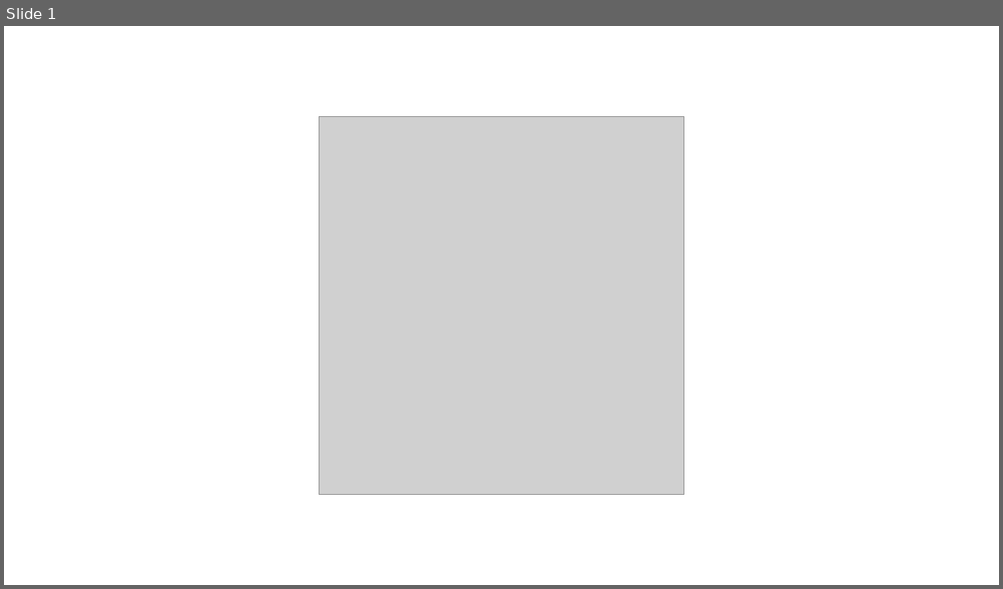
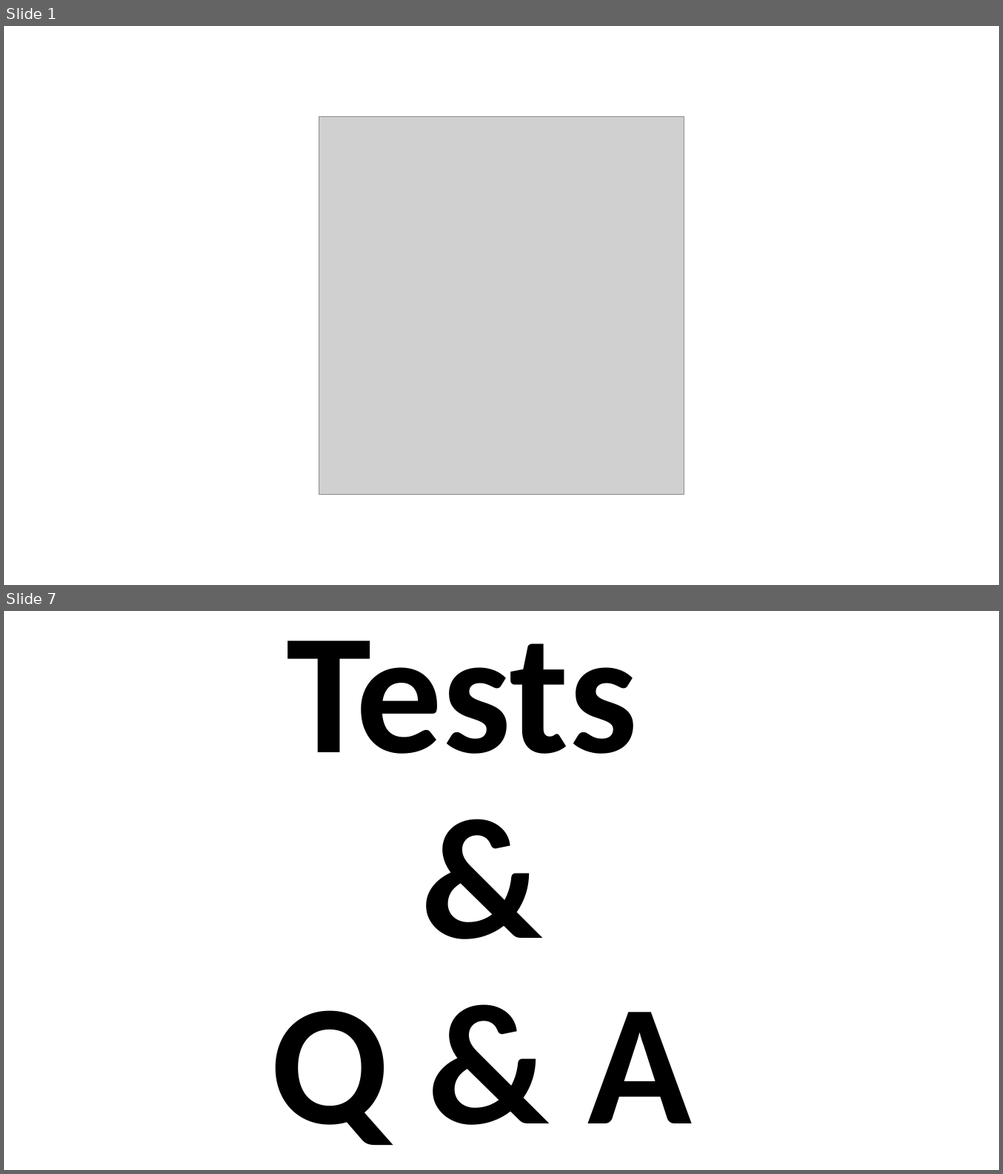
Before and after one commit to HaruTzuki/SlangIDE, a slide deck: Presentation/Slang IDE.pptx. Shown one above the other, each under a label of ours: slide 1 before the commit, slides 1 and 7 after it; the slides between them are not shown. The pictures are 1003x589 and 1003x1174 pixels, drawn with LibreOffice and Linux fonts; fonts in the diff are those of the drawing; grey boxes stand for pictures; background and template pictures are left out. Boxes give left, top, right and bottom in pixels: in the first picture for what was removed or moved away, otherwise in the second. Text is boxed around its words. In the diff, an @@ line names an element or a change of style, - is before the commit and + after.

```diff
--- a/Presentation/Slang IDE.pptx
+++ b/Presentation/Slang IDE.pptx
@@ slide 7 added at [4,611,999,1170], background picture (left out) @@
@@ title added at [270,641,692,1145], 166 pt, text #000000, bold @@
+Tests
+&
+Q & A
```
Also in this commit, not shown: 5 slides changed, 3 slides removed, 11 other files.
